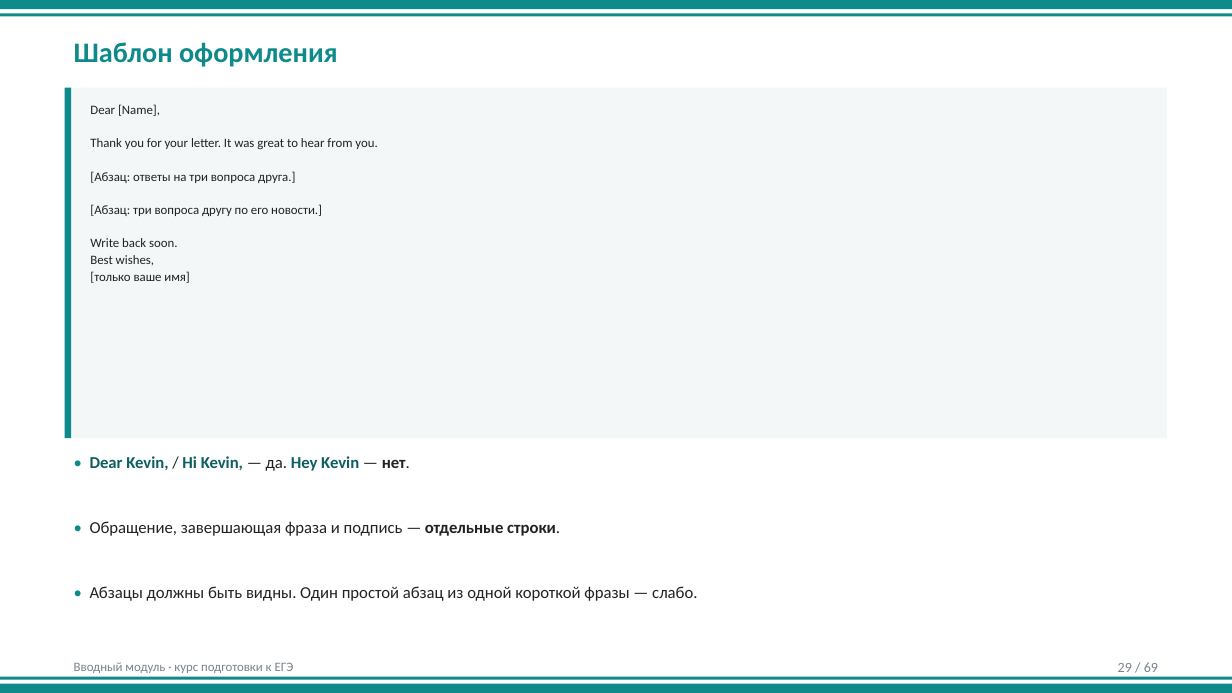
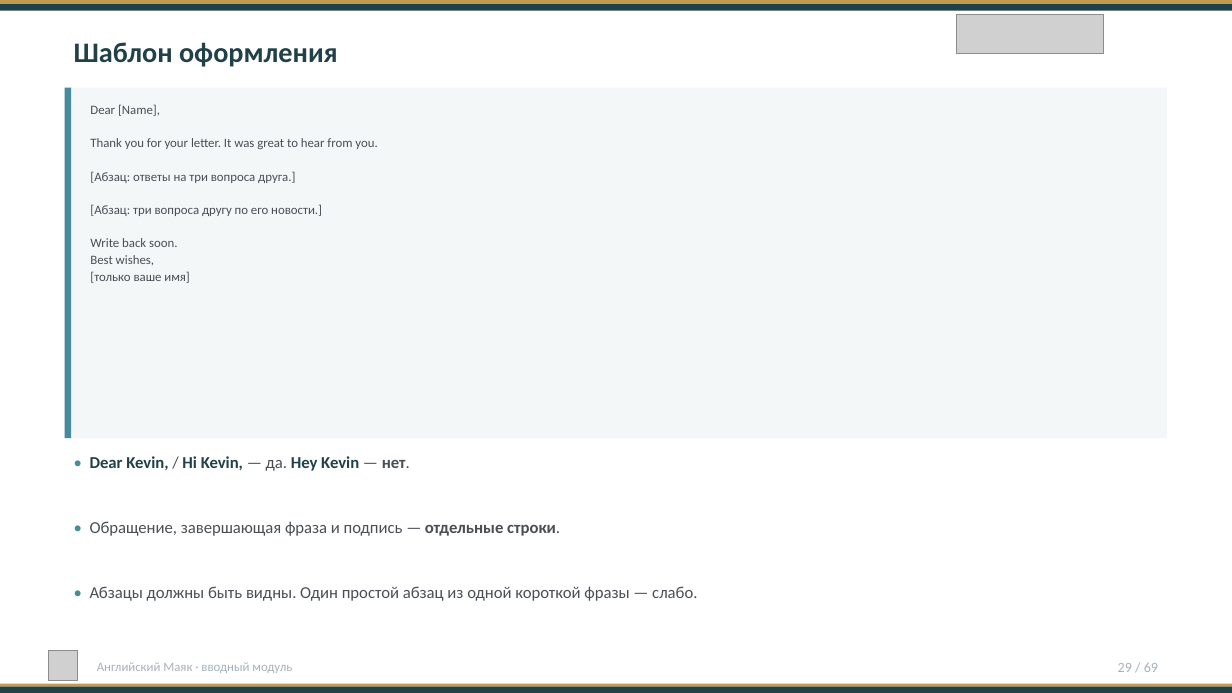
Before and after one commit to munlightshadow/music, a slide deck: slide 29 of ege-english-course/03-curriculum/intro-student/вводный-модуль.pptx. Drawn at 1232x693 pixels with LibreOffice and Linux fonts; fonts in the diff are those of the drawing; grey boxes stand for pictures. Boxes give left, top, right and bottom in pixels: in the first picture for what was removed or moved away, otherwise in the second. Text is boxed around its words. In the diff, an @@ line names an element or a change of style, - is before the commit and + after.

```diff
--- a/ege-english-course/03-curriculum/intro-student/вводный-модуль.pptx
+++ b/ege-english-course/03-curriculum/intro-student/вводный-модуль.pptx
@@ rectangle at <box>0,4,1232,10</box>: fill #0E8A8A to #214149 @@
@@ rectangle: place and size @@
-rectangle at <box>0,0,1232,9</box>
+rectangle at <box>0,0,1232,4</box>
@@ rectangle at <box>0,0,1232,4</box>: fill #0E8A8A to #C19B4F @@
@@ rectangle: place and size @@
-rectangle at <box>0,13,1232,16</box>
+rectangle at <box>0,4,1232,10</box>
@@ picture added at <box>957,15,1104,54</box> @@
@@ text "Шаблон оформления" at <box>74,42,338,67</box>: text colour #0E8A8A to #214149 @@
@@ rectangle at <box>65,88,1167,438</box>: fill #F4F7F7 to #F3F7F8 @@
@@ rectangle at <box>65,88,71,438</box>: fill #0E8A8A to #468A9D @@
@@ text "Dear [Name]," at <box>90,104,377,283</box>: text colour #222222 to #494F55 @@
@@ text "• Dear Kevin, / Hi ..." at <box>90,456,410,471</box>: text colour #0E8A8A to #468A9D in "•"; text colour #0E5F5F to #214149 in "Dear Kevin, Hi Kevin, Hey Kevin"; text colour #222222 to #494F55 in "/ — да. — нет." @@
@@ text "• Обращение, завершающая фраза и ..." at <box>90,521,560,536</box>: text colour #0E8A8A to #468A9D in "•"; text colour #222222 to #494F55 @@
@@ text "• Абзацы должны быть видны. ..." at <box>90,586,697,601</box>: text colour #0E8A8A to #468A9D in "•"; text colour #222222 to #494F55 @@
@@ picture added at <box>48,651,78,680</box> @@
@@ text "29 / 69" at <box>1118,662,1158,672</box>: text colour #7A838C to #A8B2BB @@
@@ rectangle at <box>0,687,1232,693</box>: fill #0E8A8A to #214149 @@
@@ rectangle at <box>0,684,1232,687</box>: fill #0E8A8A to #C19B4F @@
@@ rectangle: place and size @@
-rectangle at <box>0,677,1232,679</box>
+rectangle at <box>0,684,1232,687</box>
@@ text at <box>97,662,292,673</box>: text changed; text colour #7A838C to #A8B2BB @@
-Вводный модуль · курс подготовки к ЕГЭ
+Английский Маяк · вводный модуль
```
Also in this commit, not shown: 68 other slides changed, 20 other files.
